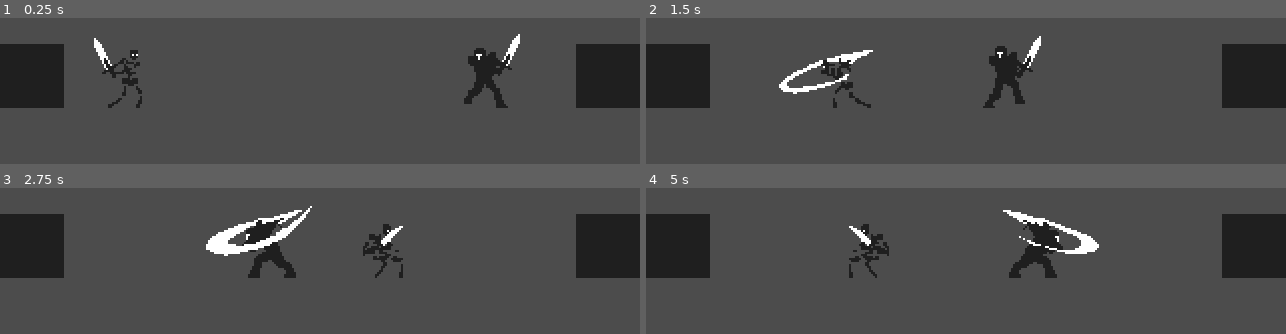
Above: before the commit, frames 1-4 (two rows, left to right).
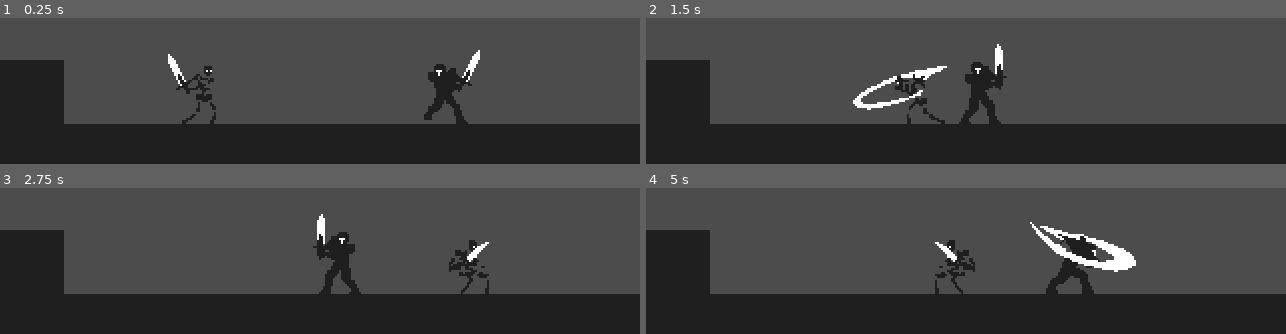
Above: after the commit, the same moments.

Repository: dw3nt/hb-grave-in-godot
Game: Godot game, scene res://Graveyard.tscn
The game is run twice, just before and just after one commit, with the same random seed, the same clock (stepped at 60 frames per second) and the same inputs.
Inputs:
- Up to frame 1 (0.25 s): no input
- Up to frame 2 (1.5 s): hold D (move_right) 0.53-1.28 s; tap K (attack) at 0.6, 1.35 s; hold A (move_left) from 1.28 s (still down)
- Up to frame 3 (2.75 s): release A (move_left) at 2.03 s; hold D (move_right) from 2.03 s (still down); tap Space (roll) at 2.1 s; tap K (attack) at 2.3 s
- Up to frame 4 (5 s): tap K (attack) at 2.85, 3.6, 4.55 s; release D (move_right) at 3.53 s; hold A (move_left) from 3.53 s (still down); tap Space (roll) at 4.35 s

The runs differ from the first frame. In frame 1, 39% of the frame differs, in the area x 0-100%, y 10-100%; in frame 2, 39%; in frame 3, 40%, in the area x 0-100%, y 12-100%; in frame 4, 40%.

Commit message:
create longer graveyard room

Diff:
--- a/Graveyard.tscn
+++ b/Graveyard.tscn
@@ -8,16 +8,20 @@
 
 [node name="Walls" type="Node2D" parent="."]
 
-[node name="Wall1" parent="Walls" instance=ExtResource( 1 )]
-position = Vector2( 16, 136 )
+[node name="WallLeft" parent="Walls" instance=ExtResource( 1 )]
+position = Vector2( 16, 144 )
 
-[node name="Wall2" parent="Walls" instance=ExtResource( 1 )]
-position = Vector2( 304, 136 )
+[node name="WallRight" parent="Walls" instance=ExtResource( 1 )]
+position = Vector2( 1008, 144 )
+
+[node name="Ground" parent="Walls" instance=ExtResource( 1 )]
+position = Vector2( 496, 176 )
+scale = Vector2( 40, 1 )
 
 [node name="Enemies" type="Node2D" parent="."]
 
 [node name="Knight" parent="Enemies" instance=ExtResource( 2 )]
-position = Vector2( 256, 128 )
+position = Vector2( 236, 136 )
 
 [node name="Skeleton" parent="." instance=ExtResource( 3 )]
-position = Vector2( 59, 128 )
+position = Vector2( 96, 136 )
--- a/Knight.tscn
+++ b/Knight.tscn
@@ -1,8 +1,8 @@
 [gd_scene load_steps=14 format=2]
 
 [ext_resource path="res://Knight.gd" type="Script" id=1]
-[ext_resource path="res://assets/sprites/knight/s_knight_attack_strip12.png" type="Texture" id=2]
-[ext_resource path="res://assets/sprites/knight/s_knight_idle_strip3.png" type="Texture" id=3]
+[ext_resource path="res://assets/sprites/knight/s_knight_idle_strip3.png" type="Texture" id=2]
+[ext_resource path="res://assets/sprites/knight/s_knight_attack_strip12.png" type="Texture" id=3]
 [ext_resource path="res://assets/sprites/knight/s_knight_hitstun.png" type="Texture" id=4]
 [ext_resource path="res://assets/sprites/knight/s_knight_walk_strip4.png" type="Texture" id=5]
 [ext_resource path="res://Hitbox.tscn" type="PackedScene" id=6]
@@ -244,8 +244,7 @@
 
 [node name="Sprite" type="Sprite" parent="."]
 texture = ExtResource( 2 )
-offset = Vector2( 20, 0 )
-hframes = 12
+hframes = 3
 
 [node name="Anim" type="AnimationPlayer" parent="."]
 autoplay = "idle"
@@ -260,11 +259,13 @@
 shape = SubResource( 4 )
 
 [node name="AttackDetect" type="Area2D" parent="."]
+visible = false
 
 [node name="CollisionShape2D" type="CollisionShape2D" parent="AttackDetect"]
 shape = SubResource( 5 )
 
 [node name="Hitbox" parent="." instance=ExtResource( 6 )]
+visible = false
 position = Vector2( 14.4922, 2.55161 )
 rotation = -0.0692103
 collision_layer = 16
--- a/Skeleton.tscn
+++ b/Skeleton.tscn
@@ -1,11 +1,11 @@
 [gd_scene load_steps=20 format=2]
 
 [ext_resource path="res://Skeleton.gd" type="Script" id=1]
-[ext_resource path="res://assets/sprites/skeleton/s_skeleton_hitstun.png" type="Texture" id=2]
+[ext_resource path="res://assets/sprites/skeleton/s_skeleton_idle_strip3.png" type="Texture" id=2]
 [ext_resource path="res://assets/sprites/skeleton/s_skeleton_attack_one_strip5.png" type="Texture" id=3]
 [ext_resource path="res://assets/sprites/skeleton/s_skeleton_attack_three_strip6.png" type="Texture" id=4]
 [ext_resource path="res://assets/sprites/skeleton/s_skeleton_attack_two_strip5.png" type="Texture" id=5]
-[ext_resource path="res://assets/sprites/skeleton/s_skeleton_idle_strip3.png" type="Texture" id=6]
+[ext_resource path="res://assets/sprites/skeleton/s_skeleton_hitstun.png" type="Texture" id=6]
 [ext_resource path="res://assets/sprites/skeleton/s_skeleton_roll_strip7.png" type="Texture" id=7]
 [ext_resource path="res://assets/sprites/skeleton/s_skeleton_run_strip6.png" type="Texture" id=8]
 [ext_resource path="res://Hitbox.tscn" type="PackedScene" id=9]
@@ -449,7 +449,7 @@
 
 [node name="Sprite" type="Sprite" parent="."]
 texture = ExtResource( 2 )
-offset = Vector2( -6, 0 )
+hframes = 3
 
 [node name="Anim" type="AnimationPlayer" parent="."]
 autoplay = "idle"
--- a/Wall.tscn
+++ b/Wall.tscn
@@ -16,4 +16,5 @@
 texture = ExtResource( 1 )
 
 [node name="CollisionShape2D" type="CollisionShape2D" parent="."]
+visible = false
 shape = SubResource( 1 )
Not shown: 2 places in Knight.tscn that only renumber resources
Not shown: 2 places in Skeleton.tscn that only renumber resources
